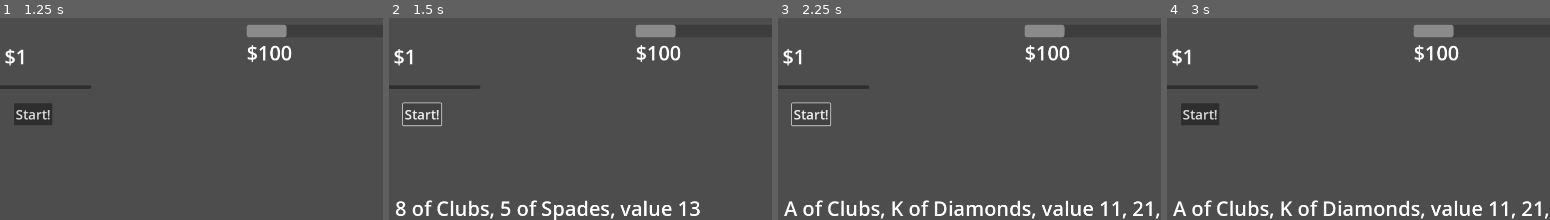
Above: before the commit, frames 1-4 (left to right).
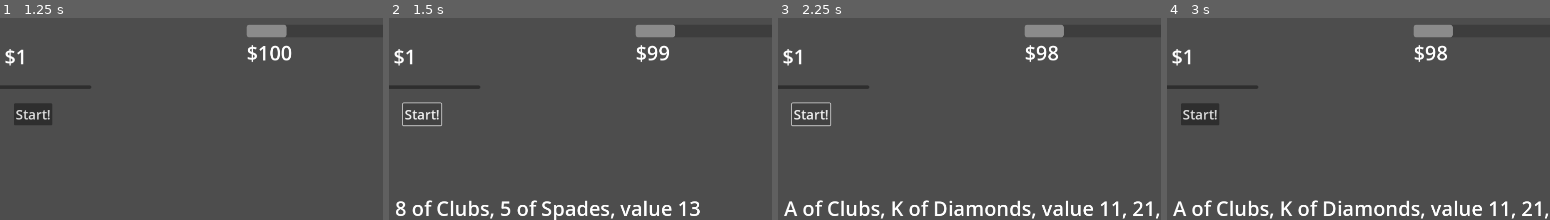
Above: after the commit, the same moments.

Repository: Tofutush/blackjack-with-sky
Game: Godot game, scene res://scenes/Start/Start.tscn
Same seed, same stepped clock (60 frames per second), same inputs: the game is played once before the commit and once after it.
Inputs:
- Up to frame 1 (1.25 s): click "Start" at 0.5 s
- Up to frame 2 (1.5 s): click "Start!" at 1.25 s
- Up to frame 3 (2.25 s): click "Start!" at 2 s
- Up to frame 4 (3 s): click "Hit" at 2.75 s
The pictures show only the part of the screen within x 9-59%, y 0-50%; the shares and areas given below are measured in that part.

Frame 1 is identical in both runs. In frame 2, 0.3% of the frame differs, in the area x 67-77%, y 3-22%; in frame 3, 0.4%; in frame 4, 0.4%.

Commit message:
subtract bet

Diff:
--- a/scenes/Main/main.gd
+++ b/scenes/Main/main.gd
@@ -13,6 +13,9 @@
 	play(amount)
 
 func play(bet: int) -> void:
+	# subtract bet
+	GameManager.changeMoney(-bet)
+
 	# create decks
 	mainDeck = GameManager.createDeck()
 	playerHand = Deck.new([])
